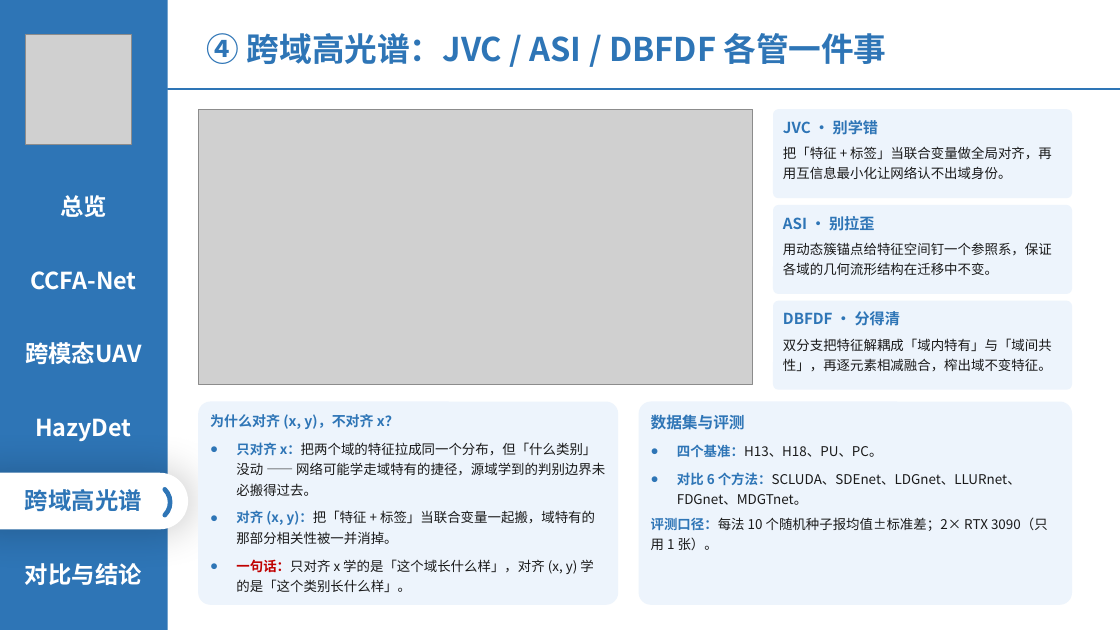
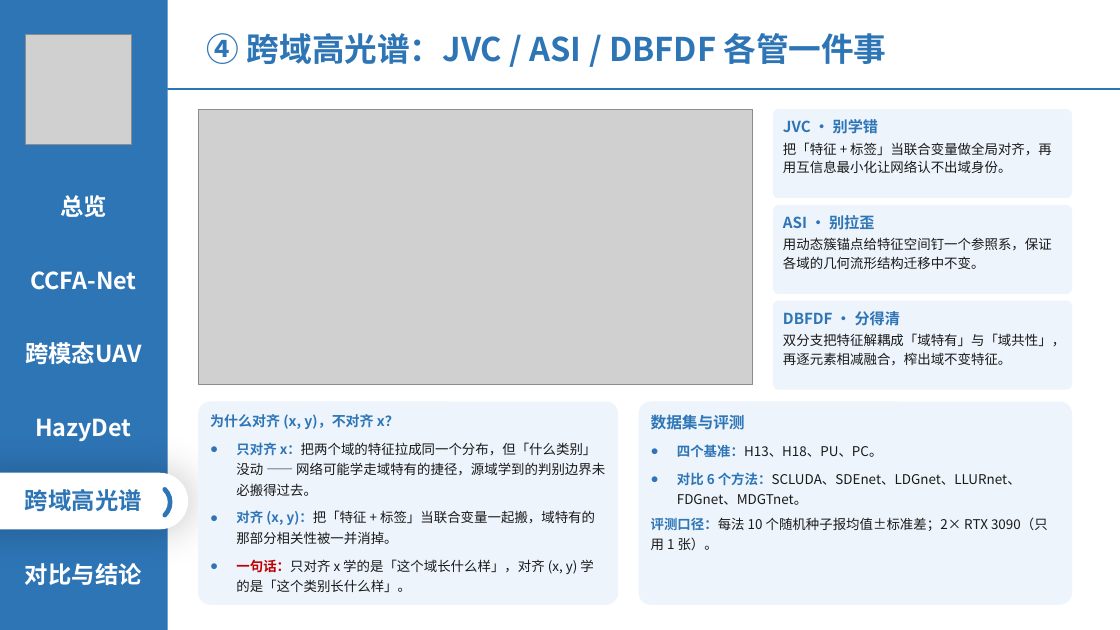
Before and after one commit to 139876/paper-notes, a slide deck: slide 14 of 论文精读/3-HazyDet精读/附件/四篇论文-组会汇报.pptx. Drawn at 1120x630 pixels with LibreOffice and Linux fonts; fonts in the diff are those of the drawing; grey boxes stand for pictures. Boxes give left, top, right and bottom in pixels: in the first picture for what was removed or moved away, otherwise in the second. Text is boxed around its words. In the diff, an @@ line names an element or a change of style, - is before the commit and + after.

```diff
--- a/论文精读/3-HazyDet精读/附件/四篇论文-组会汇报.pptx
+++ b/论文精读/3-HazyDet精读/附件/四篇论文-组会汇报.pptx
@@ rounded rectangle "JVC · 别学错" at [773, 109, 1072, 198]: line spacing 1.18 to 1.15; more space between paragraphs; line spacing 1.25 to 1.15; less space between paragraphs @@
@@ text in rounded rectangle at [783, 237, 1052, 269]: text changed @@
-用动态簇锚点给特征空间钉一个参照系，保证各域的几何流形结构在迁移中不变。
+用动态簇锚点给特征空间钉一个参照系，保证各域的几何流形结构迁移中不变。
@@ text in rounded rectangle at [783, 333, 1065, 365]: text changed @@
-双分支把特征解耦成「域内特有」与「域间共性」，再逐元素相减融合，榨出域不变特征。
+双分支把特征解耦成「域特有」与「域共性」，再逐元素相减融合，榨出域不变特征。
```
Also in this commit, not shown: 11 other slides changed.
